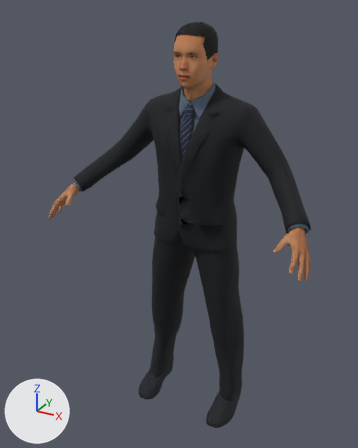
Two versions of the glTF model assets/people/lite/gate-lite.glb, one commit apart.
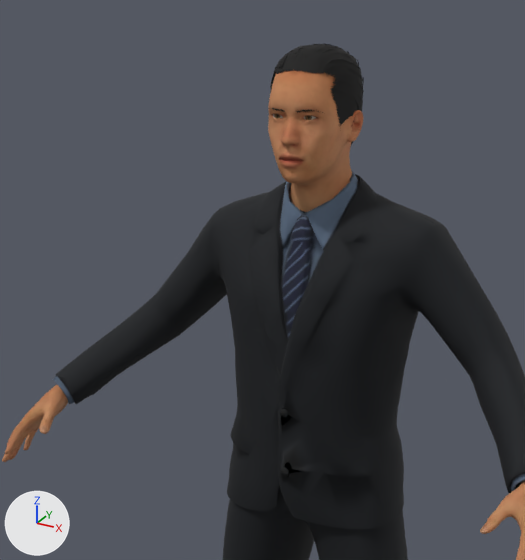
Each version is shown whole from a camera (50 mm lens) standing at (0.937, -1.895, 1.894) and looking at (-0.043, -0.112, 1.002), then close up on the part from 13% to 82% of the width and 0% to 59% of the height. Every picture has the same lights, and +X, +Y and +Z are marked at lower left. The last two pictures show the newer version. Vertices at exactly the same position are counted once.

Script lines for the objects in view, before the commit:
```python
me_gate = bpy.data.meshes.new('gate')
me_gate.from_pydata(...)  # 9931 vertices, 18140 faces; spans x -0.6..0.6, y -0.39..0.13, z 0.0..1.84
# faces by material slot: [8998, 700, 192, 1200, 6000, 1050]
me_gate.materials.append(mat_skin)
me_gate.materials.append(mat_eyes)
me_gate.materials.append(mat_eyebrows)
me_gate.materials.append(mat_shoes)  # black #15191e
me_gate.materials.append(mat_outfit)
me_gate.materials.append(mat_hair)
ob_gate = bpy.data.objects.new('gate', me_gate)
ob_gate.location = (0.0, 0.0, 0.0)
```
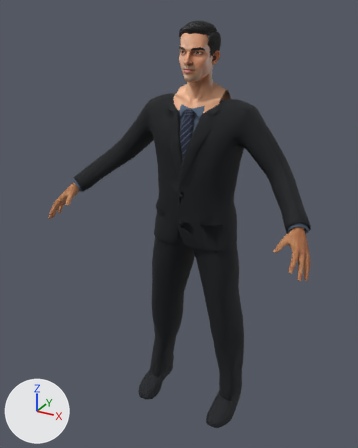
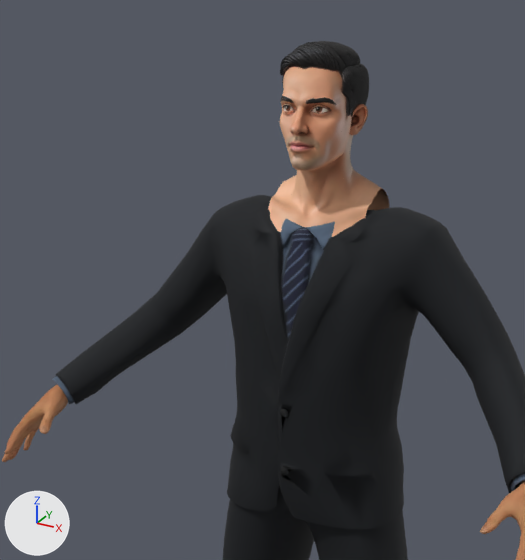
Boxes (x1, y1, x2, y2) around the edits, measured in the close-ups (525 x 560 px):
'gate', reshaped
    before: (2, 43, 525, 560)
    after: (2, 195, 525, 560)
'FaceMesh', added (brown)
    after: (268, 41, 390, 237)
part 1 of me_gate, deleted (brown)
    before: (268, 43, 364, 212)
part 2 of me_gate, cut back
    before: (47, 170, 512, 494)
    after: (46, 195, 512, 494)

Edits to the bpy script that builds the scene:
```text
Add img_skin_face_diffuse:
    img_skin_face_diffuse = load_image('skin_face_diffuse', '_unpacked/skin_face_diffuse', 2048, 2048, 'sRGB')
Add mat_face:
    mat_face = principled_material('Face')
    mat_face.texture = img_skin_face_diffuse
    mat_face.roughness = 0.85
Change me_gate:
    used by ob_gate; location = (0.0, 0.0, 0.0)
    remove me_gate.from_pydata(...)  # 9931 vertices, 18140 faces; spans x -0.6..0.6, y -0.39..0.13, z 0.0..1.84
    add me_gate.from_pydata(...)  # 8535 vertices, 16200 faces; spans x -0.6..0.6, y -0.39..0.13, z 0.0..1.55
    me_gate part 1: 29 loose pieces with 3861 vertices, spanning x -0.09..0.09, y -0.17..0.06, z 1.54..1.84, are deleted
    me_gate part 2: 530 vertices moved within x -0.59..0.6, y -0.39..0.11, z 0.01..1.54; 1603 vertices removed from x -0.59..0.59, y -0.36..0.13, z 0.0..1.61; 4068 vertices added at x -0.6..0.6, y -0.39..0.13, z 0.0..1.55
    remove me_gate.materials.append(mat_eyes)
    remove me_gate.materials.append(mat_eyebrows)
    remove me_gate.materials.append(mat_hair)
Add me_model_014:
    me_model_014.from_pydata(...)  # 18953 vertices, 25953 faces; spans x -0.108..0.108, y -0.141..0.083, z 1.501..1.842
    me_model_014.materials.append(mat_face)  # picture img_skin_face_diffuse
Add ob_facemesh:
    ob_facemesh = bpy.data.objects.new('FaceMesh', me_model_014)
    ob_facemesh.location = (0.0, 0.0, 0.0)
```
